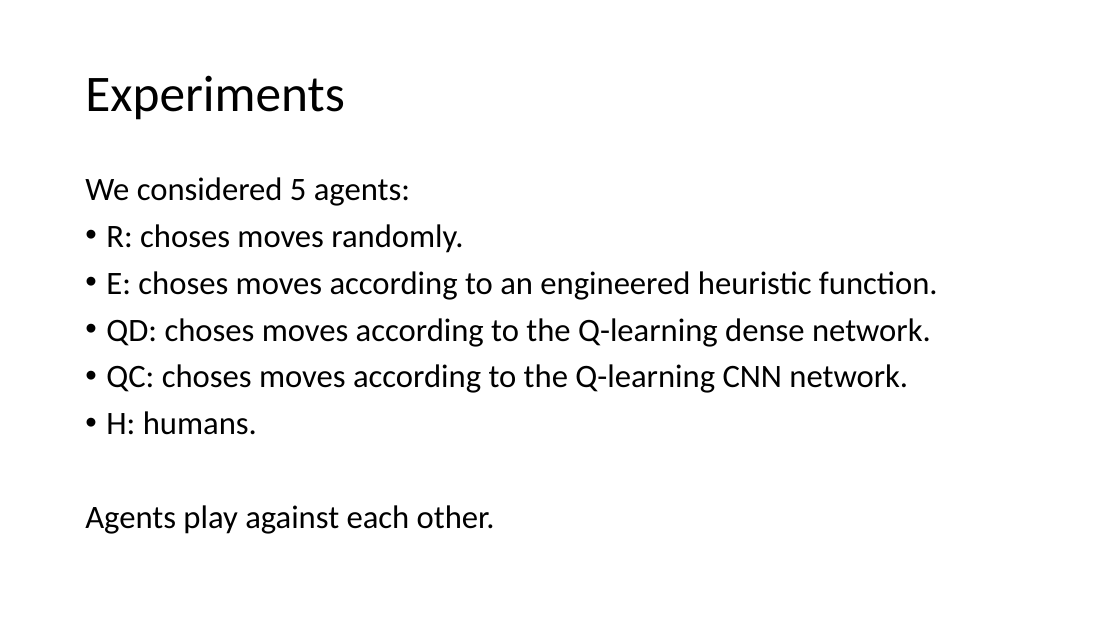
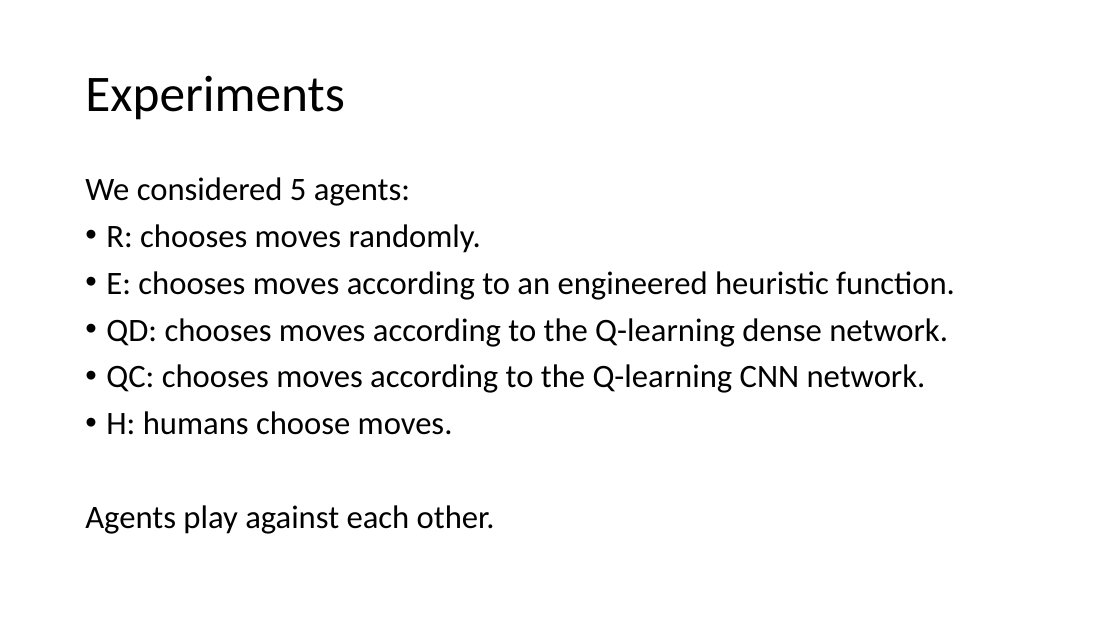
Before and after one commit to imanring/Sequence, a slide deck: slide 6 of Final_Project_Presentation.pptx. Drawn at 1120x630 pixels with LibreOffice and Linux fonts; fonts in the diff are those of the drawing. Boxes give left, top, right and bottom in pixels: in the first picture for what was removed or moved away, otherwise in the second. Text is boxed around its words. In the diff, an @@ line names an element or a change of style, - is before the commit and + after.

```diff
--- a/Final_Project_Presentation.pptx
+++ b/Final_Project_Presentation.pptx
@@ text at bbox=[106, 224, 955, 435]: text changed @@
-• R: choses moves randomly.
-• E: choses moves according to an engineered heuristic function.
-• QD: choses moves according to the Q-learning dense network.
-• QC: choses moves according to the Q-learning CNN network.
-• H: humans.
+• R: chooses moves randomly.
+• E: chooses moves according to an engineered heuristic function.
+• QD: chooses moves according to the Q-learning dense network.
+• QC: chooses moves according to the Q-learning CNN network.
+• H: humans choose moves.
```
Also in this commit, not shown: 2 other slides changed.
